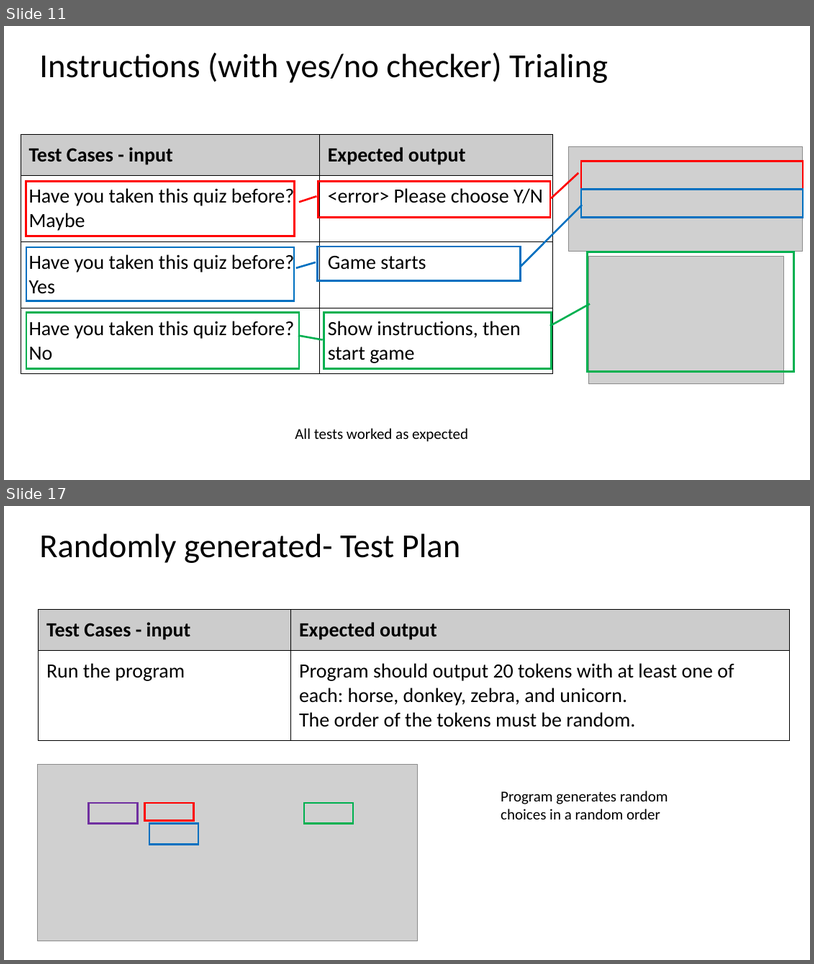
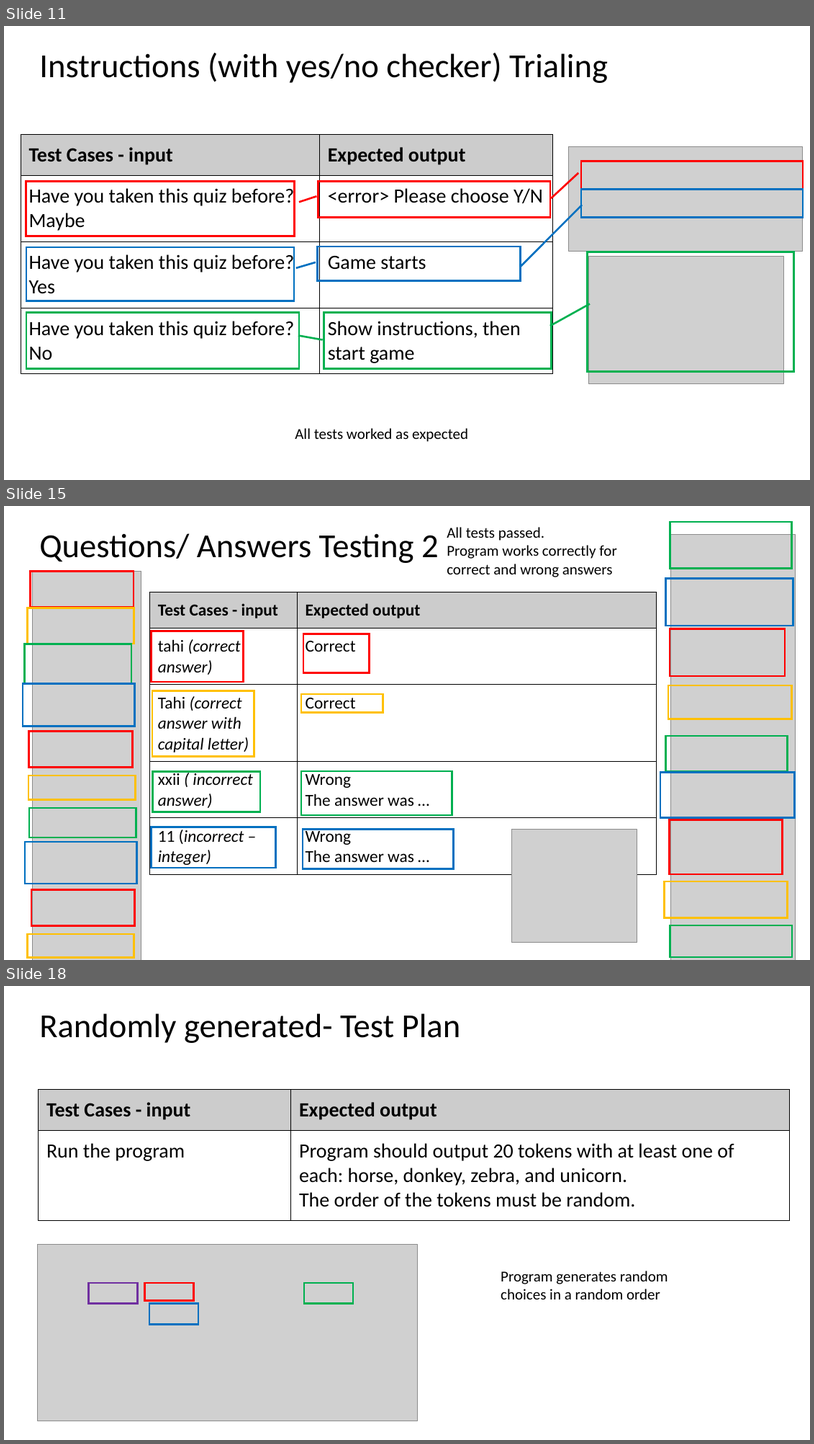
Before and after one commit to jireh-t/Assessment, a slide deck: 1.7 and 1.8 documentation.pptx. Shown one above the other, each under a label of ours: slides 11 and 17 before the commit, slides 11, 15 and 18 after it; the slides between them are not shown. The pictures are 814x964 and 814x1444 pixels, drawn with LibreOffice and Linux fonts; fonts in the diff are those of the drawing; grey boxes stand for pictures. Boxes give left, top, right and bottom in pixels: in the first picture for what was removed or moved away, otherwise in the second. Text is boxed around its words. In the diff, an @@ line names an element or a change of style, - is before the commit and + after.

```diff
--- a/1.7 and 1.8 documentation.pptx
+++ b/1.7 and 1.8 documentation.pptx
@@ slide 15 added at box(4, 506, 810, 960), background #FFFFFF @@
@@ text added at box(447, 527, 617, 577), 18 pt, text #000000 @@
+All tests passed.
+Program works correctly for correct and wrong answers
@@ rectangle added at box(671, 522, 792, 569), outline #00B050 2.25 pt @@
@@ title added at box(39, 533, 439, 563), 40 pt, text #000000 @@
+Questions/ Answers Testing 2
@@ picture added at box(671, 534, 796, 960) @@
@@ rectangle added at box(30, 572, 134, 607), outline #FF0000 2.25 pt @@
@@ picture added at box(32, 571, 142, 960) @@
@@ table added at box(149, 592, 657, 875), 5 rows, 2 columns @@
+Test Cases - input | Expected output
+tahi (correct answer) | Correct
+Tahi (correct answer with capital letter) | Correct
+xxii ( incorrect answer) | Wrong / The answer was …
+11 (incorrect – integer) | Wrong / The answer was …
@@ rectangle added at box(666, 579, 794, 626), outline #0070C0 2.25 pt @@
@@ rectangle added at box(27, 608, 134, 644), outline #FFC000 2.25 pt @@
@@ rectangle added at box(152, 631, 244, 682), outline #FF0000 2.25 pt @@
@@ rectangle added at box(304, 633, 369, 673), outline #FF0000 2.25 pt @@
@@ rectangle added at box(670, 629, 786, 676), outline #FF0000 2.25 pt @@
@@ rectangle added at box(25, 644, 131, 683), outline #00B050 2.25 pt @@
@@ rectangle added at box(23, 683, 135, 726), outline #0070C0 2.25 pt @@
@@ rectangle added at box(152, 691, 254, 757), outline #FFC000 2.25 pt @@
@@ rectangle added at box(301, 694, 383, 713), outline #FFC000 2.25 pt @@
@@ rectangle added at box(669, 686, 792, 719), outline #FFC000 2.25 pt @@
@@ rectangle added at box(28, 731, 132, 767), outline #FF0000 2.25 pt @@
@@ rectangle added at box(666, 736, 788, 771), outline #00B050 2.25 pt @@
@@ rectangle added at box(28, 775, 135, 800), outline #FFC000 2.25 pt @@
@@ rectangle added at box(153, 771, 260, 811), outline #00B050 2.25 pt @@
@@ rectangle added at box(301, 771, 453, 815), outline #00B050 2.25 pt @@
@@ rectangle added at box(661, 772, 795, 818), outline #0070C0 2.25 pt @@
@@ rectangle added at box(29, 808, 136, 837), outline #00B050 2.25 pt @@
@@ rectangle added at box(152, 827, 276, 867), outline #0070C0 2.25 pt @@
@@ rectangle added at box(303, 829, 453, 869), outline #0070C0 2.25 pt @@
@@ picture added at box(512, 829, 637, 942) @@
@@ rectangle added at box(669, 820, 783, 875), outline #FF0000 2.25 pt @@
@@ rectangle added at box(25, 842, 138, 883), outline #0070C0 2.25 pt @@
@@ rectangle added at box(31, 890, 134, 925), outline #FF0000 2.25 pt @@
@@ rectangle added at box(665, 881, 788, 917), outline #FFC000 2.25 pt @@
@@ rectangle added at box(27, 934, 134, 957), outline #FFC000 2.25 pt @@
@@ rectangle added at box(671, 925, 792, 957), outline #00B050 2.25 pt @@
@@ what was slide 17 is now slide 18 @@
```
Also in this commit, not shown: 3 slides changed, 2 other slides added, 2 slides removed, 2 other files.
